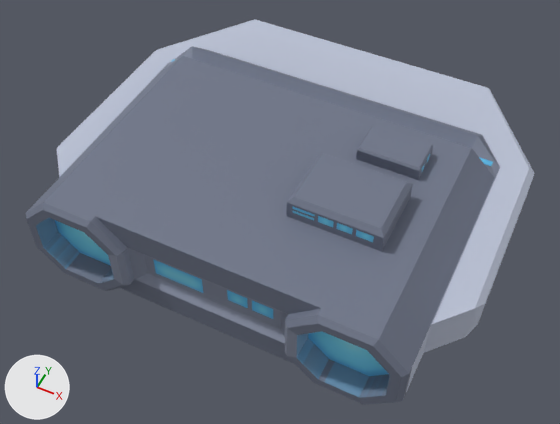
Renders of the FBX model Assets/Prefabs/voltmeter.fbx from each side of a commit.
The view is the same before and after, from a 50 mm camera at (0.824, -1.627, 1.944) aimed at (0.0, 0.02, -0.115). The axes (+X, +Y, +Z) are drawn at lower left. The lights are the same throughout. Where no turn or scale is listed for an object, it has been applied to the vertices.
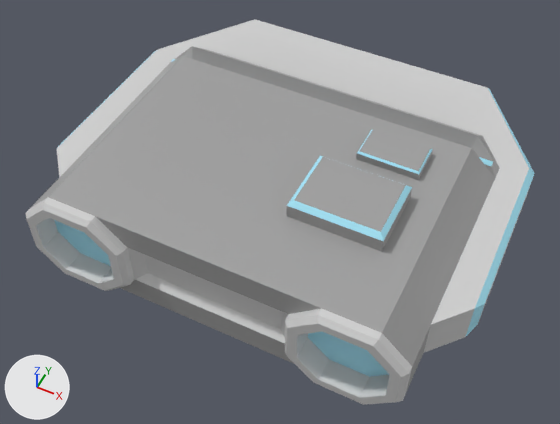
Boxes [x1, y1, x2, y2] around the edits, measured in the pictures (560 x 424 px):
'pCube2', recoloured, moved (blue to grey)
    before: [287, 152, 413, 252]
    after: [287, 156, 412, 252]
'pCube3', recoloured, moved (blue to grey)
    before: [356, 126, 433, 180]
    after: [356, 130, 433, 180]
part 1 of me_mesh_001, recoloured
    before: [294, 154, 406, 228]
    after: [294, 157, 406, 232]
part 2 of me_mesh_001, recoloured (blue to grey)
    both: [287, 206, 383, 252]
part 3 of me_mesh_001, recoloured (blue to grey)
    both: [382, 189, 412, 250]
part 4 of me_mesh_001, recoloured
    before: [287, 152, 412, 238]
    after: [287, 156, 412, 241]
part 5 of me_mesh, recoloured (blue to grey)
    both: [32, 46, 500, 392]
part 6 of me_mesh, recoloured
    both: [25, 19, 534, 405]
part 7 of me_mesh, recoloured
    both: [58, 51, 176, 147]
part 8 of me_mesh, recoloured (grey to cyan)
    both: [475, 88, 535, 308]
part 9 of me_mesh, recoloured
    both: [54, 220, 111, 266]
part 10 of me_mesh, recoloured
    both: [308, 304, 485, 377]
part 11 of me_mesh_002, recoloured
    before: [360, 126, 431, 168]
    after: [360, 130, 431, 171]
part 12 of me_mesh_002, recoloured (blue to grey)
    both: [356, 154, 419, 180]
part 13 of me_mesh_002, recoloured
    both: [418, 152, 432, 180]
part 14 of me_mesh_002, recoloured
    before: [357, 126, 433, 171]
    after: [357, 130, 433, 174]

What the commit changed:
Material 'glow' (mat_glow) is new.
Its base color is (0.404, 0.839, 1.0) (cyan #aaecff).
Material 'dark' (mat_dark) is new.
Its base color is (0.354, 0.354, 0.354) (grey #a1a1a1).
Material 'light' (mat_light) is new.
Its base color is (0.64, 0.64, 0.64) (light grey #d1d1d1).
me_mesh_001 has 12 vertices, 10 faces and spans x -0.155..0.155, y -0.12..0.12, z -0.041..0.041.
me_mesh_001 is used by ob_pcube2; location (0.297, -0.099, 0.213).
me_mesh_001 part 1: all 2 faces centred in x 0.0, y 0.0, z -0.041..0.041 switch from mat_blinn1 (picture img_voltmeter_jpg) to mat_dark (grey #a1a1a1).
me_mesh_001 part 2: the 1 face centred in x 0.0, y -0.12, z -0.008 switches from mat_blinn1 (picture img_voltmeter_jpg) to mat_dark (grey #a1a1a1).
me_mesh_001 part 3: the 1 face centred in x 0.155, y 0.0, z -0.008 switches from mat_blinn1 (picture img_voltmeter_jpg) to mat_dark (grey #a1a1a1).
me_mesh_001 part 4: all 4 faces centred in x -0.147..0.147, y -0.112..0.112, z 0.033 switch from mat_blinn1 (picture img_voltmeter_jpg) to mat_glow (cyan #aaecff).
me_mesh has 204 vertices, 211 faces and spans x -0.77..0.77, y -0.52..0.8, z -0.29..0.18.
me_mesh is used by ob_pcube1; location (0.0, 0.0, 0.0).
me_mesh part 5: 63 of the faces centred in x -0.65..0.65, y -0.48..0.5, z -0.29..0.18 switch from mat_blinn1 (picture img_voltmeter_jpg) to mat_dark (grey #a1a1a1).
me_mesh part 6: 104 of the faces centred in x -0.77..0.77, y -0.52..0.8, z -0.18..0.18 switch from mat_blinn1 (picture img_voltmeter_jpg) to mat_light (light grey #d1d1d1).
me_mesh part 7: 11 of the faces centred in x -0.76..-0.19, y 0.09..0.79, z -0.07..0.11 switch from mat_blinn1 (picture img_voltmeter_jpg) to mat_glow (cyan #aaecff).
me_mesh part 8: 11 of the faces centred in x 0.19..0.76, y 0.09..0.79, z -0.07..0.11 switch from mat_blinn1 (picture img_voltmeter_jpg) to mat_glow (cyan #aaecff).
me_mesh part 9: 9 of the faces centred in x -0.76..-0.37, y -0.44..-0.19, z -0.1..0.09 switch from mat_blinn1 (picture img_voltmeter_jpg) to mat_glow (cyan #aaecff).
me_mesh part 10: 9 of the faces centred in x 0.37..0.76, y -0.44..-0.19, z -0.09..0.09 switch from mat_blinn1 (picture img_voltmeter_jpg) to mat_glow (cyan #aaecff).
me_mesh_002 has 12 vertices, 10 faces and spans x -0.106..0.106, y -0.064..0.064, z -0.033..0.033.
me_mesh_002 is used by ob_pcube3; location (0.341, 0.168, 0.189).
me_mesh_002 part 11: 3 of the faces centred in x 0.0, y 0.0..0.064, z -0.033..0.033 switch from mat_blinn1 (picture img_voltmeter_jpg) to mat_dark (grey #a1a1a1).
me_mesh_002 part 12: 1 of the faces centred in x 0.0, y -0.064, z -0.003 switch from mat_blinn1 (picture img_voltmeter_jpg) to mat_dark (grey #a1a1a1).
me_mesh_002 part 13: 1 of the faces centred in x 0.106, y 0.0, z -0.003 switch from mat_blinn1 (picture img_voltmeter_jpg) to mat_dark (grey #a1a1a1).
me_mesh_002 part 14: all 4 faces centred in x -0.104..0.104, y -0.061..0.061, z 0.03 switch from mat_blinn1 (picture img_voltmeter_jpg) to mat_glow (cyan #aaecff).
Object 'pCube2' (ob_pcube2) moves from (0.297, -0.099, 0.213) to (0.297, -0.099, 0.198).
Object 'pCube3' (ob_pcube3) moves from (0.341, 0.168, 0.189) to (0.341, 0.168, 0.175).
